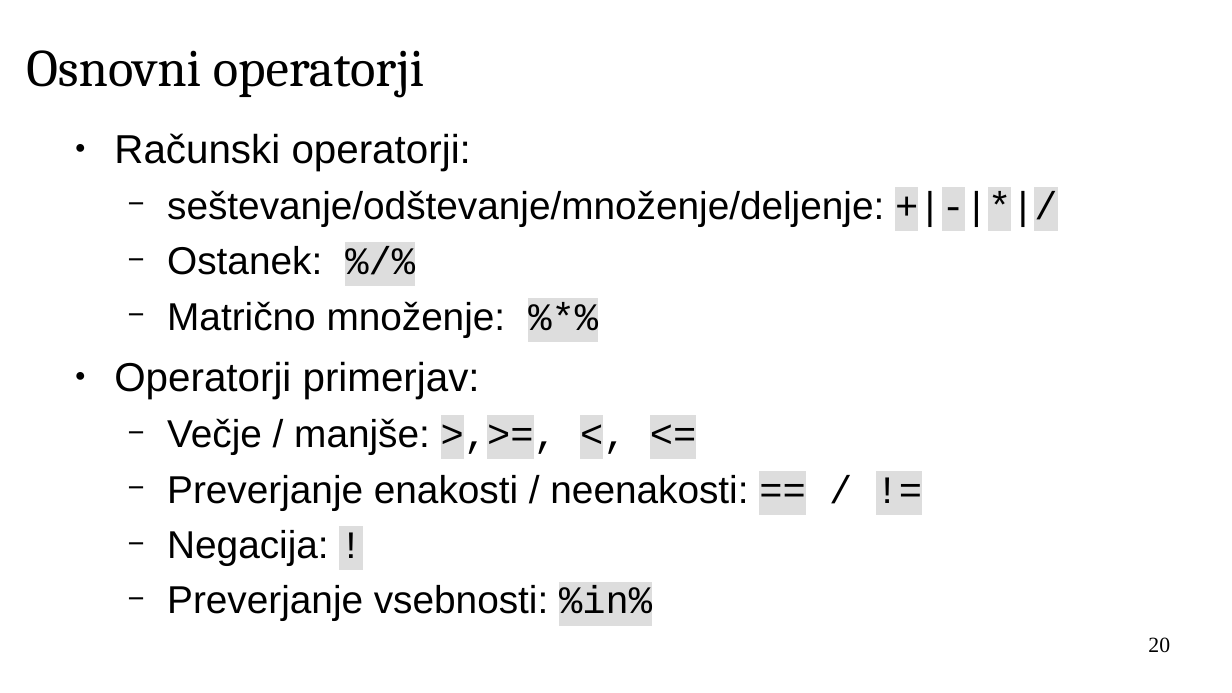
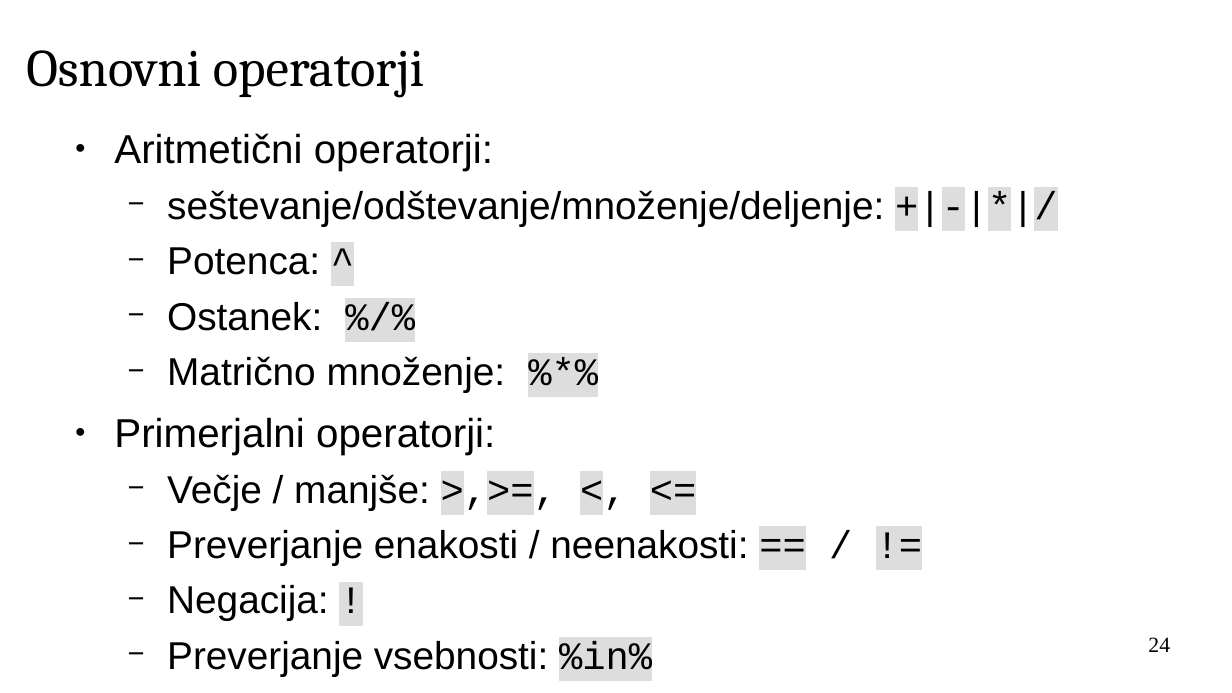
Before and after one commit to janaobsteter/R_tecaj, a slide deck: slide 24 of IT_Rtecaj.odp (slide 20 before the commit). Drawn at 1232x693 pixels with LibreOffice and Linux fonts; fonts in the diff are those of the drawing; background and template pictures are left out. Boxes give left, top, right and bottom in pixels: in the first picture for what was removed or moved away, otherwise in the second. Text is boxed around its words. In the diff, an @@ line names an element or a change of style, - is before the commit and + after.

```diff
--- a/IT_Rtecaj.odp
+++ b/IT_Rtecaj.odp
@@ text at bbox=[114, 133, 493, 171]: text changed @@
-● Računski operatorji:
+● Aritmetični operatorji:
@@ text at bbox=[167, 247, 320, 275]: paragraph added @@
+  − Potenca: ^
@@ text at bbox=[114, 417, 495, 455]: text changed @@
-● Operatorji primerjav:
+● Primerjalni operatorji:
@@ page number at bbox=[1148, 637, 1170, 652]: text changed @@
-20
+24
```
Also in this commit, not shown: 11 other slides changed, 10 slides added, 1 other file.
